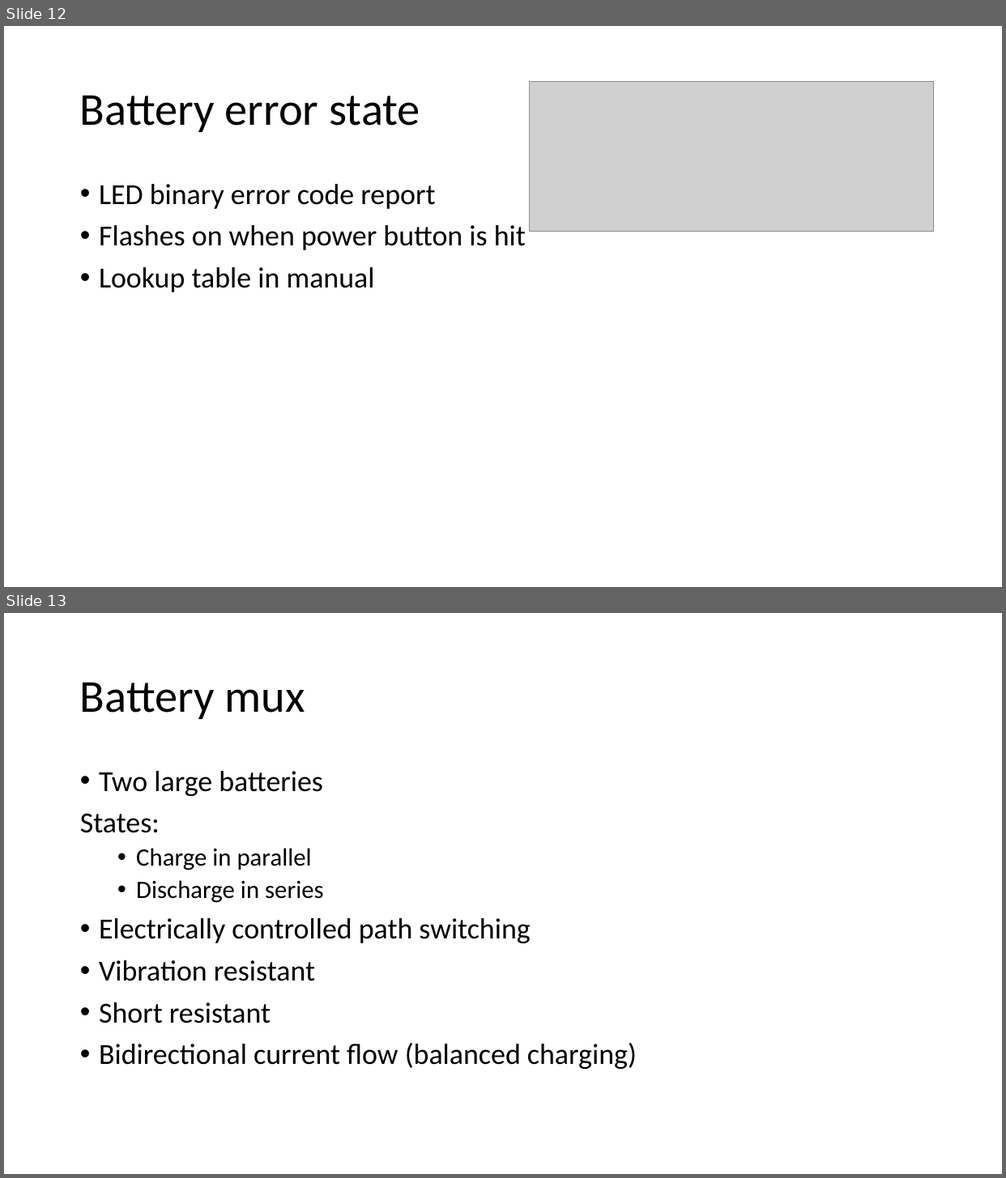
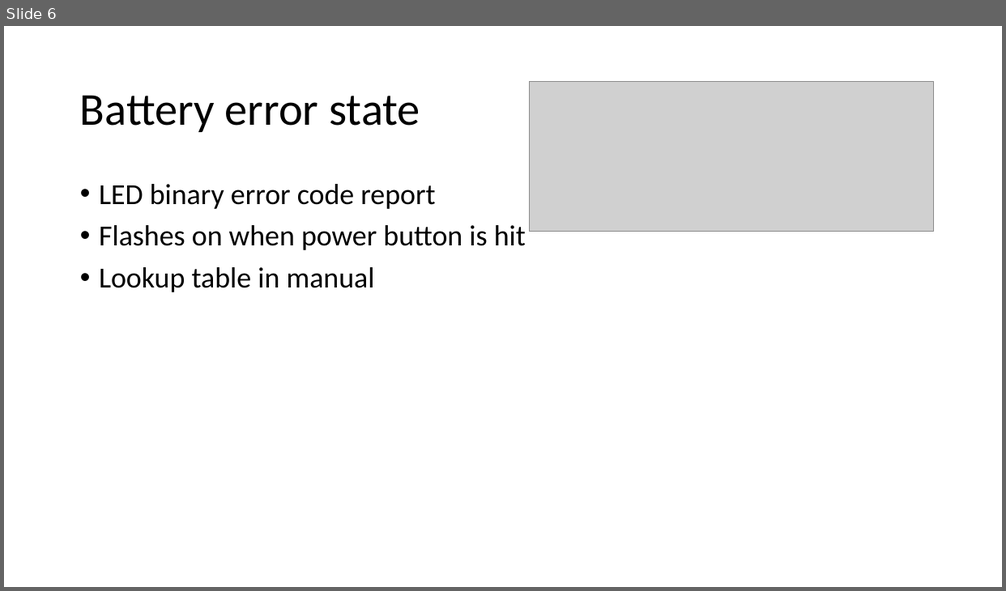
Before and after one commit to Ionsto/L2-DESIGN, a slide deck: PRESENTATION/Battery.pptx. Shown one above the other, each under a label of ours: slides 12 and 13 before the commit, slide 6 after it. The pictures are 1006x1178 and 1006x591 pixels, drawn with LibreOffice and Linux fonts; fonts in the diff are those of the drawing; grey boxes stand for pictures. Boxes give left, top, right and bottom in pixels: in the first picture for what was removed or moved away, otherwise in the second. Text is boxed around its words. In the diff, an @@ line names an element or a change of style, - is before the commit and + after.

Commit message:
Updated battery schematic

```diff
--- a/PRESENTATION/Battery.pptx
+++ b/PRESENTATION/Battery.pptx
@@ slide 13 removed at bbox=[4, 613, 1002, 1174], background #FFFFFF @@
@@ title removed at bbox=[80, 682, 305, 719] @@
-Battery mux
@@ text removed at bbox=[80, 771, 637, 1069] @@
-• Two large batteries
-States:
-  • Charge in parallel
-  • Discharge in series
-• Electrically controlled path switching
-• Vibration resistant
-• Short resistant
-• Bidirectional current flow (balanced charging)
@@ what was slide 12 is now slide 6 @@
```
Also in this commit, not shown: 2 slides changed, 6 other slides removed, 2 other files.
